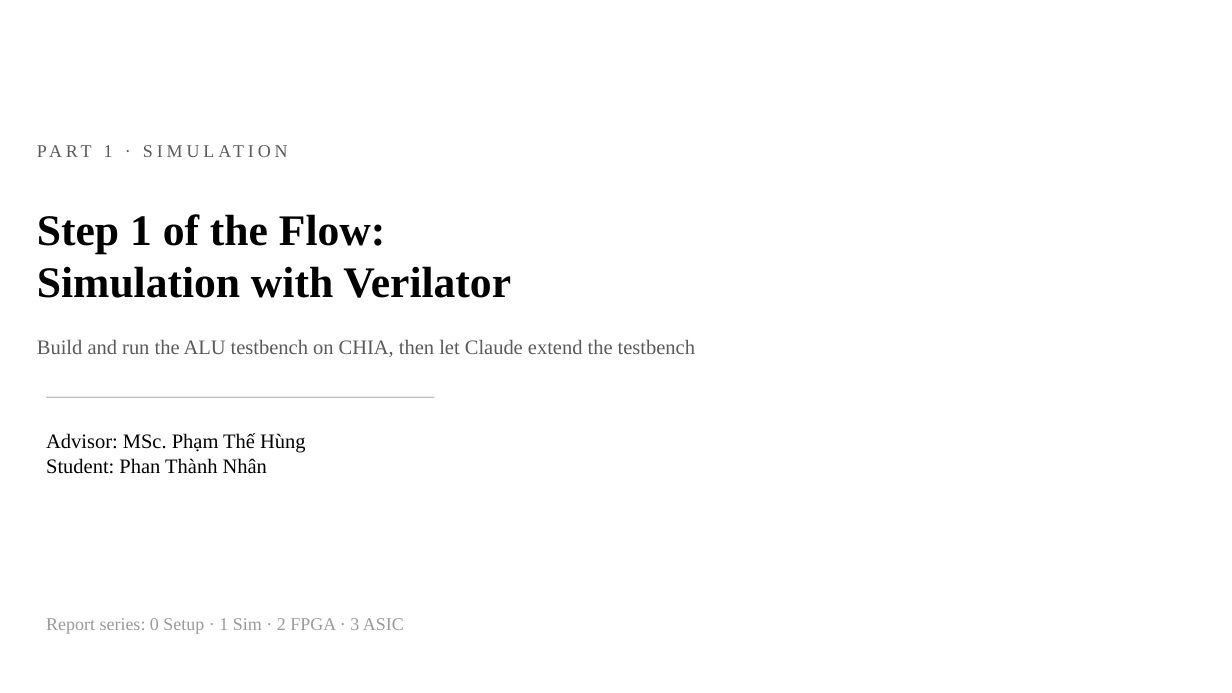
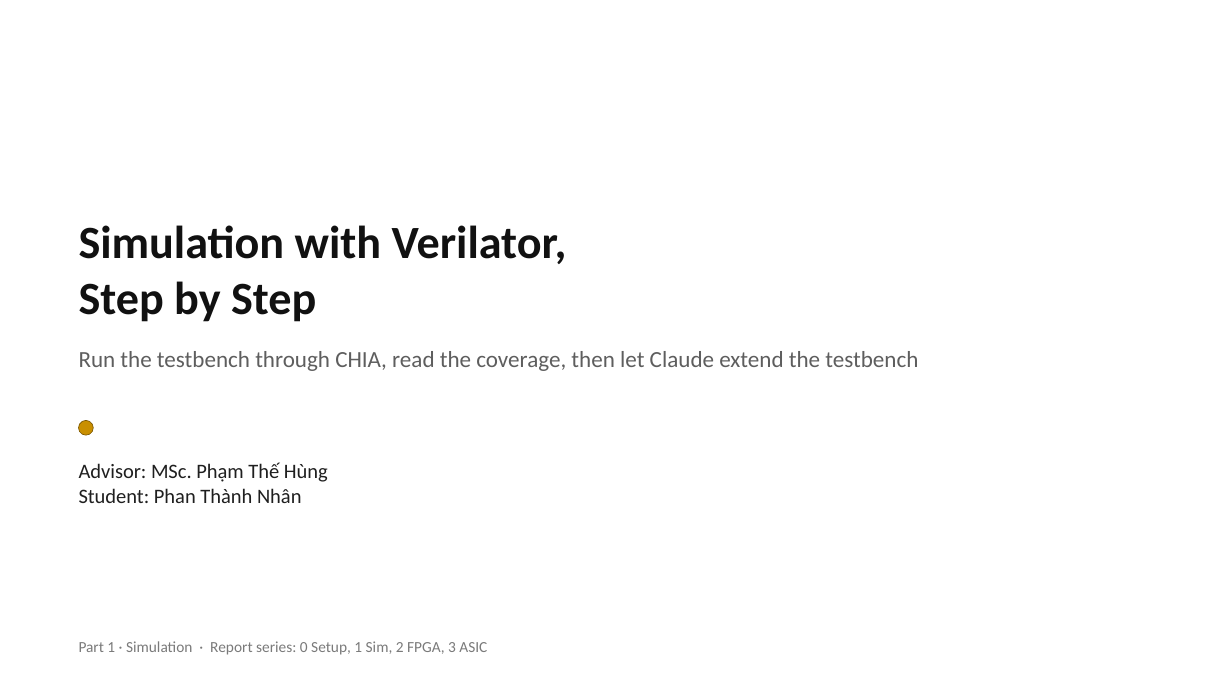
Before and after one commit to chipchip-tech/CHIA-workflow, a slide deck: slide 1 of projects/report/guides/1_Sim.pptx. Drawn at 1232x693 pixels with LibreOffice and Linux fonts; fonts in the diff are those of the drawing. Boxes give left, top, right and bottom in pixels: in the first picture for what was removed or moved away, otherwise in the second. Text is boxed around its words. In the diff, an @@ line names an element or a change of style, - is before the commit and + after.

```diff
--- a/projects/report/guides/1_Sim.pptx
+++ b/projects/report/guides/1_Sim.pptx
@@ text removed at (104,145,113,157) @@
-PART 1 · SIMULATION
@@ text "Simulation with Verilator," at (79,225,567,322): vertical alignment middle to bottom @@
@@ text at (79,225,567,322): text changed; size 34 to 36 pt; font Times New Roman to Calibri; text colour #000000 to #111111 @@
-Step 1 of the Flow:
-Simulation with Verilator
+Simulation with Verilator,
+Step by Step
@@ text at (79,351,918,371): text changed; size 16 to 18 pt; font Times New Roman to Calibri; text colour #5A5A5A to #5E5E5E @@
-Build and run the ALU testbench on CHIA, then let Claude extend the testbench
+Run the testbench through CHIA, read the coverage, then let Claude extend the testbench
@@ line removed from (46, 397) to (434, 397) @@
@@ text "Advisor: MSc. Phạm Thế Hùng": place and size @@
-text "Advisor: MSc. Phạm Thế Hùng" at (46,433,306,474)
+text "Advisor: MSc. Phạm Thế Hùng" at (79,462,328,503)
@@ text "Advisor: MSc. Phạm Thế Hùng" at (79,462,328,503): font Times New Roman to Calibri, text colour #000000 to #1F1F1F @@
@@ ellipse added at (79,421,93,435), fill #C98F00, outline #7A5600 0.5 pt @@
@@ text at (79,641,487,655): text changed; size 14 to 12 pt; font Times New Roman to Calibri; text colour #9A9A9A to #7A7A7A @@
-Report series: 0 Setup · 1 Sim · 2 FPGA · 3 ASIC
+Part 1 · Simulation · Report series: 0 Setup, 1 Sim, 2 FPGA, 3 ASIC
```
Also in this commit, not shown: 6 other slides changed, 7 slides added, 1 slide removed, 3 other files.
